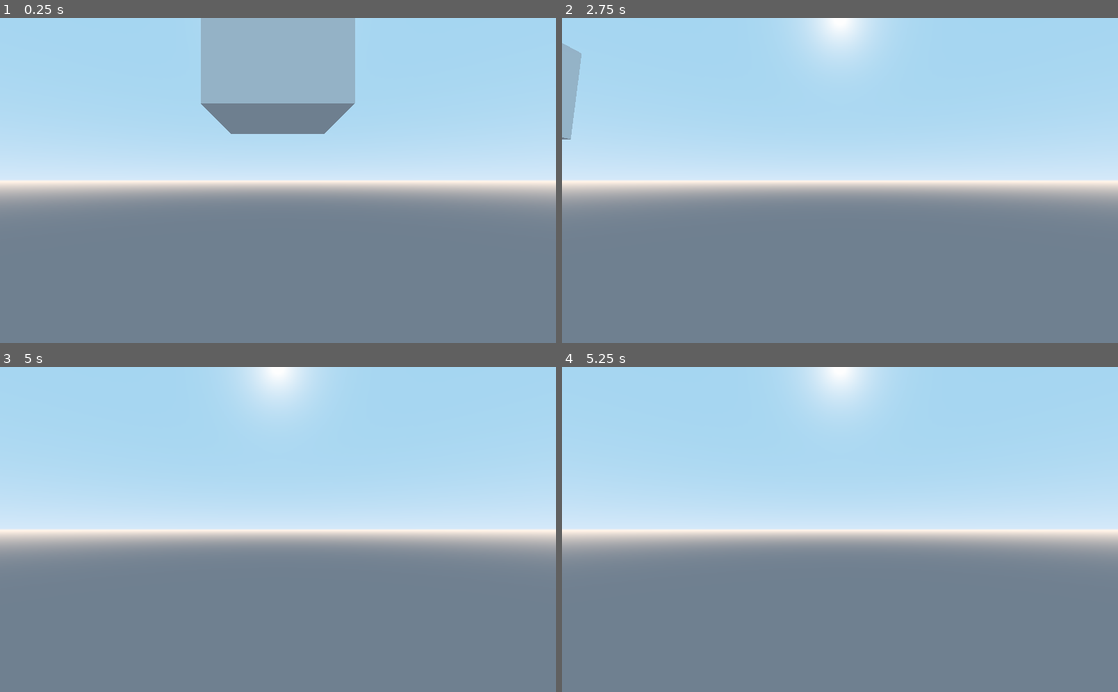
Above: before the commit, frames 1-4 (two rows, left to right).
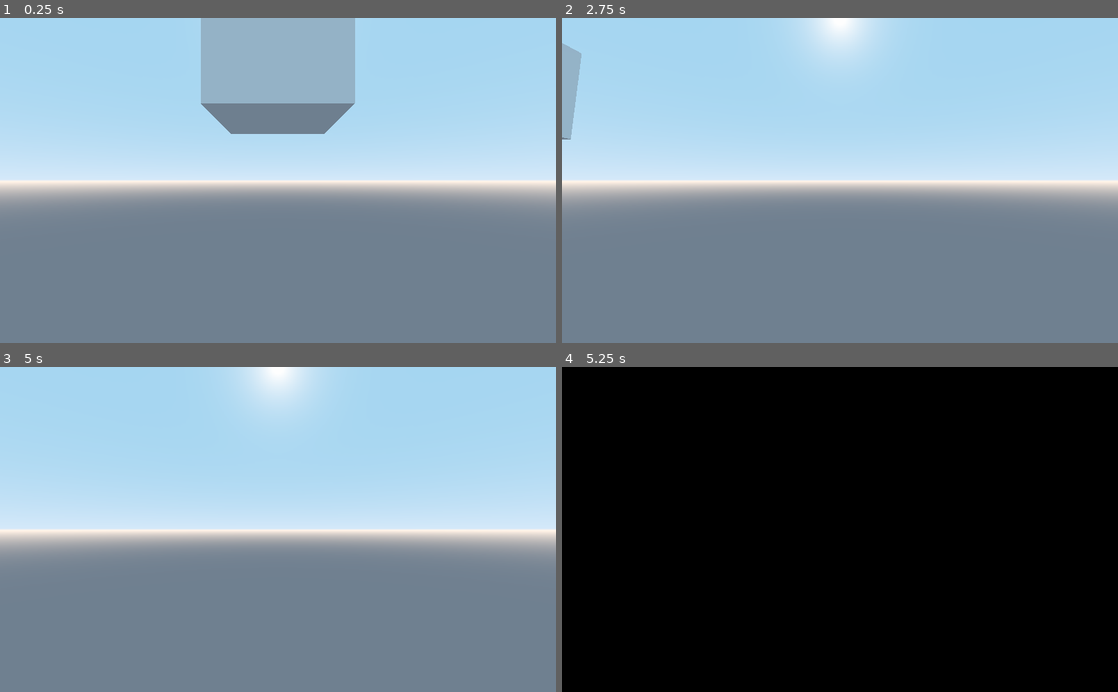
Above: after the commit, the same moments.

Repository: DynamicDevices/artest
Game: Godot game, scene res://Spatial.tscn
The game is run twice, just before and just after one commit, with the same random seed, the same clock (stepped at 60 frames per second) and the same inputs.
Inputs:
- Up to frame 1 (0.25 s): no input
- Up to frame 2 (2.75 s): tap Enter at 0.5 s; hold Right (cube_right) 0.53-1.28 s; hold Keypad 6 (cube_rotate_dec_x) 0.53-1.28 s; tap C (reset_parameters) at 1.25, 2 s; hold T (toggle_background, bound only after the commit) 1.28-2.03 s; tap Keypad 3 (cube_rotate_dec_y) at 1.35 s; hold Right (cube_right) from 2.03 s (still down); hold Keypad 5 (cube_rotate_inc_x) from 2.03 s (still down)
- Up to frame 3 (5 s): tap C (reset_parameters) at 2.75, 3.5, 4.25 s; release Right (cube_right) at 2.78 s; release Keypad 5 (cube_rotate_inc_x) at 2.78 s; hold Up (cube_up) 2.78-3.53 s; tap Keypad 2 (cube_rotate_inc_y) at 2.85 s; hold Keypad 0 (cube_rotate_inc_z) 3.53-4.28 s; hold Left (cube_left) from 3.53 s (still down); tap H (help) at 4.15 s; tap P (dihedral_dec) at 4.35 s
- Up to frame 4 (5.25 s): release Left (cube_left) at 5.03 s; hold T (toggle_background, bound only after the commit) from 5.03 s (still down); hold O (dihedral_inc) from 5.03 s (still down)

Frames 1-3 are identical in both runs. In frame 4, 100% of the frame differs, in the area x 0-100%, y 0-100%.
Error before the commit: Invalid set index 'k1' (on base: 'Nil') with value of type 'Nil'. (res://Spatial.gd:142)
Error after the commit: Invalid set index 'k1' (on base: 'Nil') with value of type 'Nil'. (res://Spatial.gd:153)

Commit message:
Add transparent background toggling
Signed-off-by: Alex J Lennon <ajlennon@dynamicdevices.co.uk>

Diff:
--- a/Spatial.gd
+++ b/Spatial.gd
@@ -3,14 +3,15 @@
 var arvrinterface = null
 var arvrinterfacename = "none"
 
-var k1;
-var k2;
-var display_to_lens;
-var display_width;
-var eye_height;
-var iod;
-var oversample;
-var dihedral;
+var k1
+var k2
+var display_to_lens
+var display_width
+var eye_height
+var iod
+var oversample
+var dihedral
+var transparent_bg
 
 func checkloadinterface(larvrinterfacename):
 	var available_interfaces = ARVRServer.get_interfaces()
@@ -32,16 +33,24 @@
 			var viewport = get_viewport()
 			viewport.arvr = true
 			viewport.render_target_v_flip = false # <---- for your upside down screens
-			#viewport.transparent_bg = true       # <--- For the AR
-			arvrinterface.k1 = 0.5          # Lens distortion constants
+			viewport.transparent_bg = true       # <--- For the AR
+
+			#
+			# AJL - Rough parameters for NorthStar from my testing
+			# 		I've only looked at dihedral and iod to 0.1 granularity so far
+			#
+			arvrinterface.k1 = 0.5
 			arvrinterface.k2 = 0.23
-			#arvrinterface.display_to_lens
-			#arvrinterface.display_width
-			#arvrinterface.eye_height
-			#arvrinterface.iod
-			#arvrinterface.oversample
+			arvrinterface.display_to_lens = 4
+			arvrinterface.display_width = 14.5
+			arvrinterface.eye_height = 1.85
+			arvrinterface.iod = 5.200001
+			arvrinterface.oversample = 1.5
+			arvrinterface.dihedral = 0.4
 
+			#
 			# Store parameters for reset function
+			#
 			k1 = arvrinterface.k1
 			k2 = arvrinterface.k2
 			display_to_lens = arvrinterface.display_to_lens
@@ -50,6 +59,7 @@
 			iod = arvrinterface.iod
 			oversample = arvrinterface.oversample
 			dihedral = arvrinterface.dihedral
+			transparent_bg = viewport.transparent_bg
 
 func _input(event):
 
@@ -112,6 +122,7 @@
 		print("		H - this help text")
 		print("		C - reset parameters")
 		print("		V - view parameter values")
+		print("		T - toggle background transparency")
 		print("		Left Arrow - move cube left (x)")
 		print("		Right Arrow - move cube right (y)")
 		print("		Up Arrow - move cube up (y)")
@@ -157,3 +168,6 @@
 			print("		iod = " + String(arvrinterface.iod))
 			print("		oversample = " + String(arvrinterface.oversample))
 			print("		dihedral = " + String(arvrinterface.dihedral))
+	elif Input.is_action_pressed("toggle_background"):
+			var viewport = get_viewport()
+			viewport.transparent_bg = !viewport.transparent_bg
--- a/project.godot
+++ b/project.godot
@@ -166,6 +166,11 @@
 "events": [ Object(InputEventKey,"resource_local_to_scene":false,"resource_name":"","device":0,"alt":false,"shift":false,"control":false,"meta":false,"command":false,"pressed":false,"scancode":16777348,"unicode":0,"echo":false,"script":null)
  ]
 }
+toggle_background={
+"deadzone": 0.5,
+"events": [ Object(InputEventKey,"resource_local_to_scene":false,"resource_name":"","device":0,"alt":false,"shift":false,"control":false,"meta":false,"command":false,"pressed":false,"scancode":84,"unicode":0,"echo":false,"script":null)
+ ]
+}
 
 [rendering]
 
